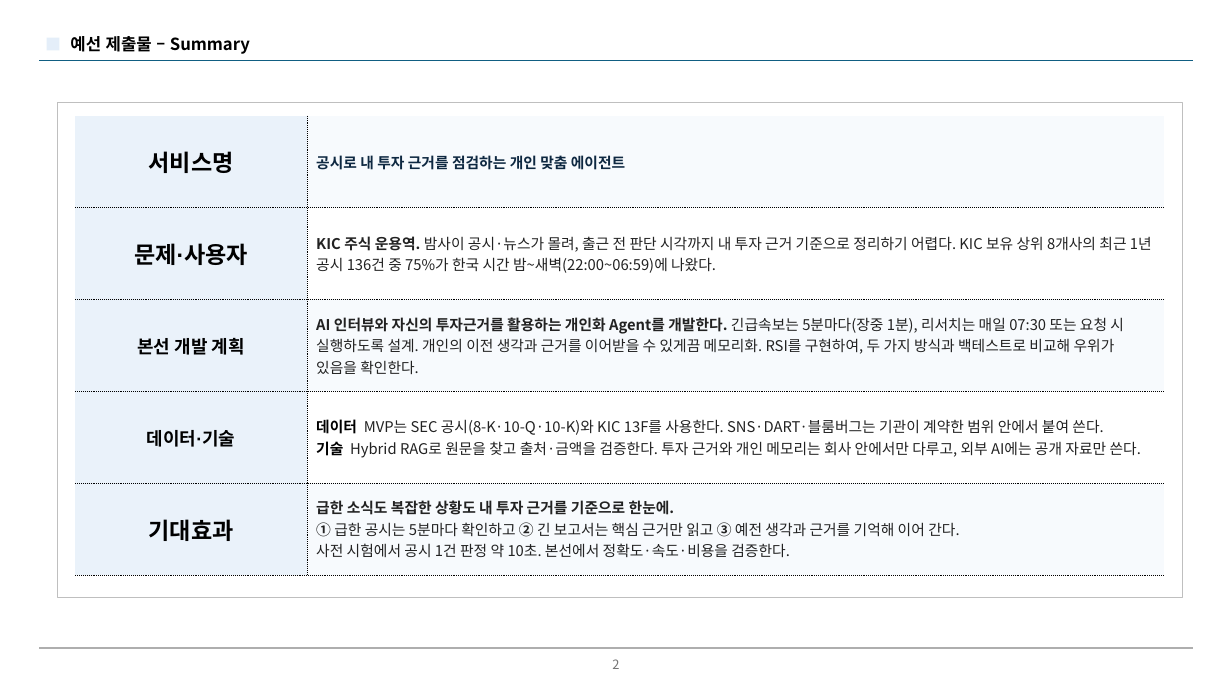
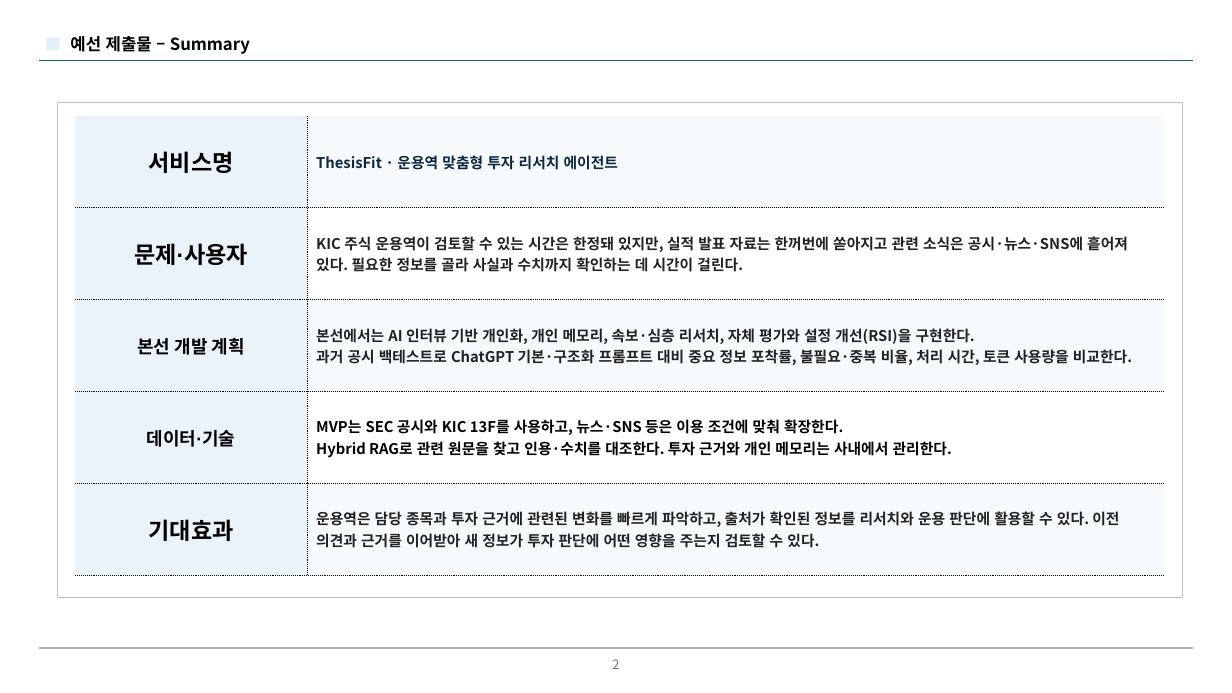
Before and after one commit to moon3853/thesis-fit, a slide deck: slide 2 of deck/KIC_최종기획서_ThesisFit_최종.pptx. Drawn at 1232x693 pixels with LibreOffice and Linux fonts; fonts in the diff are those of the drawing; background and template pictures are left out. Boxes give left, top, right and bottom in pixels: in the first picture for what was removed or moved away, otherwise in the second. Text is boxed around its words. In the diff, an @@ line names an element or a change of style, - is before the commit and + after.

```diff
--- a/deck/KIC_최종기획서_ThesisFit_최종.pptx
+++ b/deck/KIC_최종기획서_ThesisFit_최종.pptx
@@ table at box(75, 116, 1165, 575) @@
-row 1, column 2: 공시로 내 투자 근거를 점검하는 개인 맞춤 에이전트
+row 1, column 2: ThesisFit · 운용역 맞춤형 투자 리서치 에이전트
-row 2, column 2: KIC 주식 운용역. 밤사이 공시·뉴스가 몰려, 출근 전 판단 시각까지 내 투자 근거 기준으로 정리하기 어렵다. KIC 보유 상위 8개사의 최근 1년 공시 136건 중 75%가 한국 시간 밤~새벽(22:00~06:59)에 나왔다.
+row 2, column 2: KIC 주식 운용역이 검토할 수 있는 시간은 한정돼 있지만, 실적 발표 자료는 한꺼번에 쏟아지고 관련 소식은 공시·뉴스·SNS에 흩어져 있다. 필요한 정보를 골라 사실과 수치까지 확인하는 데 시간이 걸린다.
-row 3, column 2: AI 인터뷰와 자신의 투자근거를 활용하는 개인화 Agent를 개발한다. 긴급속보는 5분마다(장중 1분), 리서치는 매일 07:30 또는 요청 시 실행하도록 설계. 개인의 이전 생각과 근거를 이어받을 수 있게끔 메모리화. RSI를 구현하여, 두 가지 방식과 백테스트로 비교해 우위가 있음을 확인한다.
+row 3, column 2: 본선에서는 AI 인터뷰 기반 개인화, 개인 메모리, 속보·심층 리서치, 자체 평가와 설정 개선(RSI)을 구현한다. 과거 공시 백테스트로 ChatGPT 기본·구조화 프롬프트 대비 중요 정보 포착률, 불필요·중복 비율, 처리 시간, 토큰 사용량을 비교한다.
-row 4, column 2: 데이터 MVP는 SEC 공시(8-K·10-Q·10-K)와 KIC 13F를 사용한다. SNS·DART·블룸버그는 기관이 계약한 범위 안에서 붙여 쓴다. 기술 Hybrid RAG로 원문을 찾고 출처·금액을 검증한다. 투자 근거와 개인 메모리는 회사 안에서만 다루고, 외부 AI에는 공개 자료만 쓴다.
+row 4, column 2: MVP는 SEC 공시와 KIC 13F를 사용하고, 뉴스·SNS 등은 이용 조건에 맞춰 확장한다. Hybrid RAG로 관련 원문을 찾고 인용·수치를 대조한다. 투자 근거와 개인 메모리는 사내에서 관리한다.
-row 5, column 2: 급한 소식도 복잡한 상황도 내 투자 근거를 기준으로 한눈에. ① 급한 공시는 5분마다 확인하고 ② 긴 보고서는 핵심 근거만 읽고 ③ 예전 생각과 근거를 기억해 이어 간다. 사전 시험에서 공시 1건 판정 약 10초. 본선에서 정확도·속도·비용을 검증한다.
+row 5, column 2: 운용역은 담당 종목과 투자 근거에 관련된 변화를 빠르게 파악하고, 출처가 확인된 정보를 리서치와 운용 판단에 활용할 수 있다. 이전 의견과 근거를 이어받아 새 정보가 투자 판단에 어떤 영향을 주는지 검토할 수 있다.
```
Also in this commit, not shown: 3 other slides changed, 4 other files.
